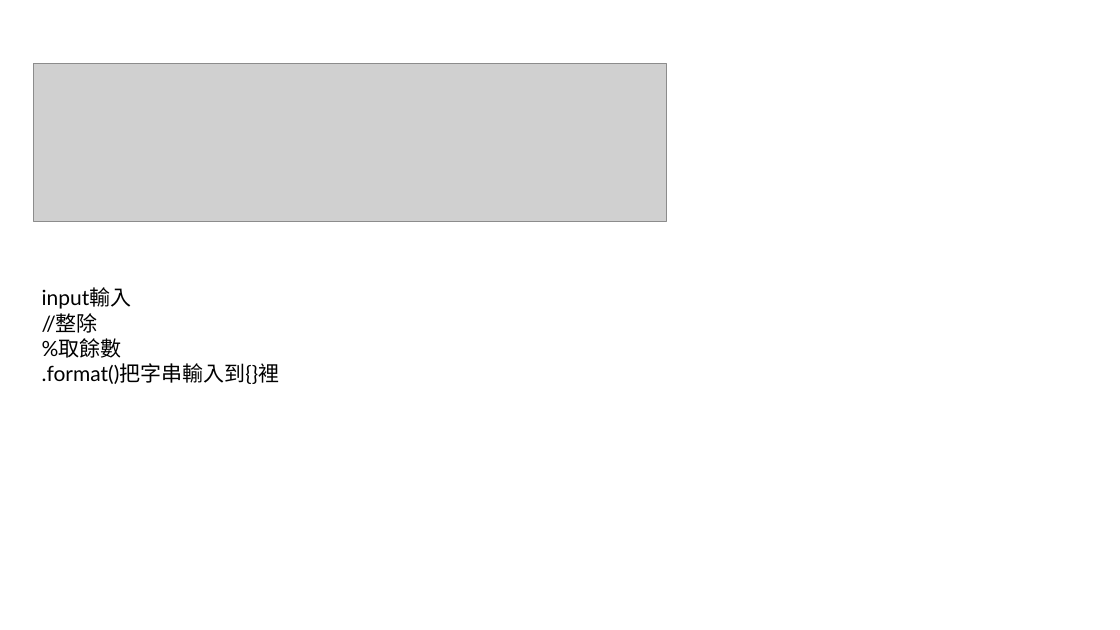
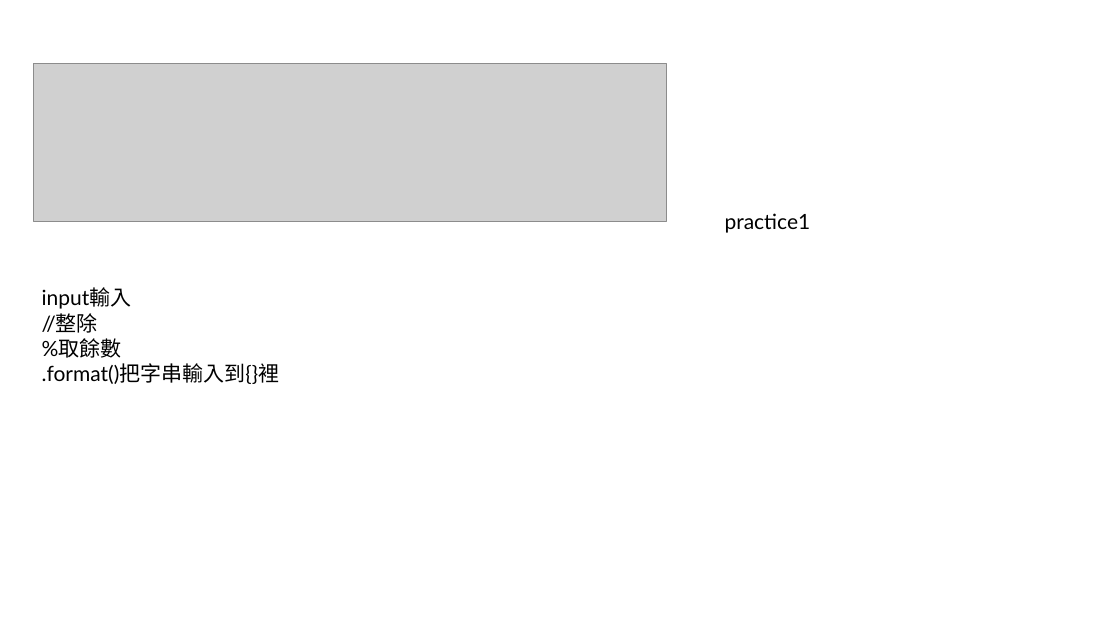
Before and after one commit to cooper35211-max/net_class, a slide deck: slide 5 of 網站與簡報/note.pptx. Drawn at 1120x630 pixels with LibreOffice and Linux fonts; fonts in the diff are those of the drawing; grey boxes stand for pictures. Boxes give left, top, right and bottom in pixels: in the first picture for what was removed or moved away, otherwise in the second. Text is boxed around its words. In the diff, an @@ line names an element or a change of style, - is before the commit and + after.

Commit message:
ppt_p56

```diff
--- a/網站與簡報/note.pptx
+++ b/網站與簡報/note.pptx
@@ text added at <box>725,213,811,233</box>, 18 pt, text #000000 @@
+practice1
```
Also in this commit, not shown: 7 slides added, 3 slides removed, 3 other files.
